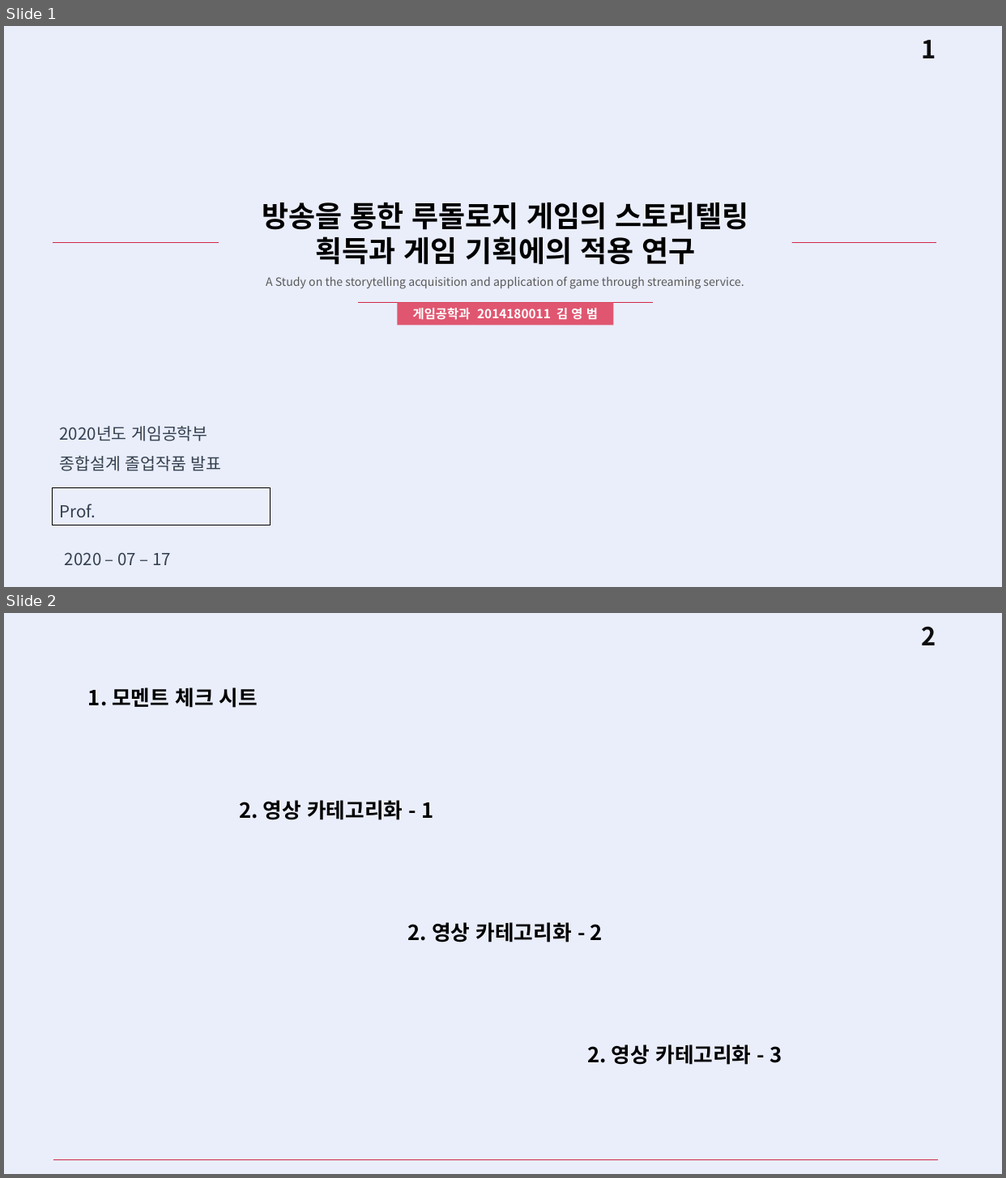
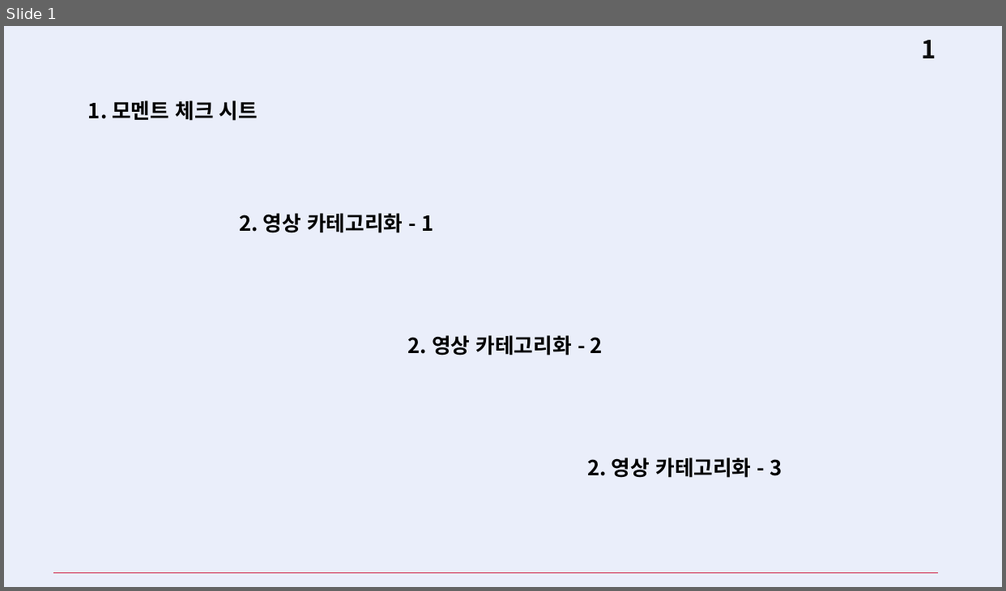
Before and after one commit to Bumizi/Thesis, a slide deck: 학회 제출본/게임 및 영상 분석 작업/5. 타 장르 분석/2. 시트지 기반 분석 PPT/200717_하계특훈_체크리스트&DBD&LOL.pptx. Shown one above the other, each under a label of ours: slides 1 and 2 before the commit, slide 1 after it. The pictures are 1006x1178 and 1006x591 pixels, drawn with LibreOffice and Linux fonts; fonts in the diff are those of the drawing. Boxes give left, top, right and bottom in pixels: in the first picture for what was removed or moved away, otherwise in the second. Text is boxed around its words. In the diff, an @@ line names an element or a change of style, - is before the commit and + after.

```diff
--- a/학회 제출본/게임 및 영상 분석 작업/5. 타 장르 분석/2. 시트지 기반 분석 PPT/200717_하계특훈_체크리스트&DBD&LOL.pptx
+++ b/학회 제출본/게임 및 영상 분석 작업/5. 타 장르 분석/2. 시트지 기반 분석 PPT/200717_하계특훈_체크리스트&DBD&LOL.pptx
@@ slide 1 removed at bbox=[4, 26, 1002, 587], background #EAEEFA; not listed: 1 template element that a slide beside it also shows @@
@@ text removed at bbox=[262, 203, 748, 289] @@
-방송을 통한 루돌로지 게임의 스토리텔링 획득과 게임 기획에의 적용 연구
-A Study on the storytelling acquisition and application of game through streaming service.
@@ line removed from (52, 242) to (937, 242) @@
@@ line removed from (358, 303) to (653, 303) @@
@@ rectangle removed at bbox=[397, 303, 613, 326] @@
-게임공학과 2014180011 김 영 범
@@ text removed at bbox=[60, 426, 222, 472] @@
-2020년도 게임공학부
-종합설계 졸업작품 발표
@@ rectangle removed at bbox=[52, 488, 270, 525] @@
-Prof.
@@ text removed at bbox=[65, 552, 171, 565] @@
-2020 – 07 – 17
@@ what was slide 2 is now slide 1 @@
@@ page number at bbox=[921, 40, 936, 58]: text changed @@
-2
+1
```
Also in this commit, not shown: 6 slides changed, 18 other files.
